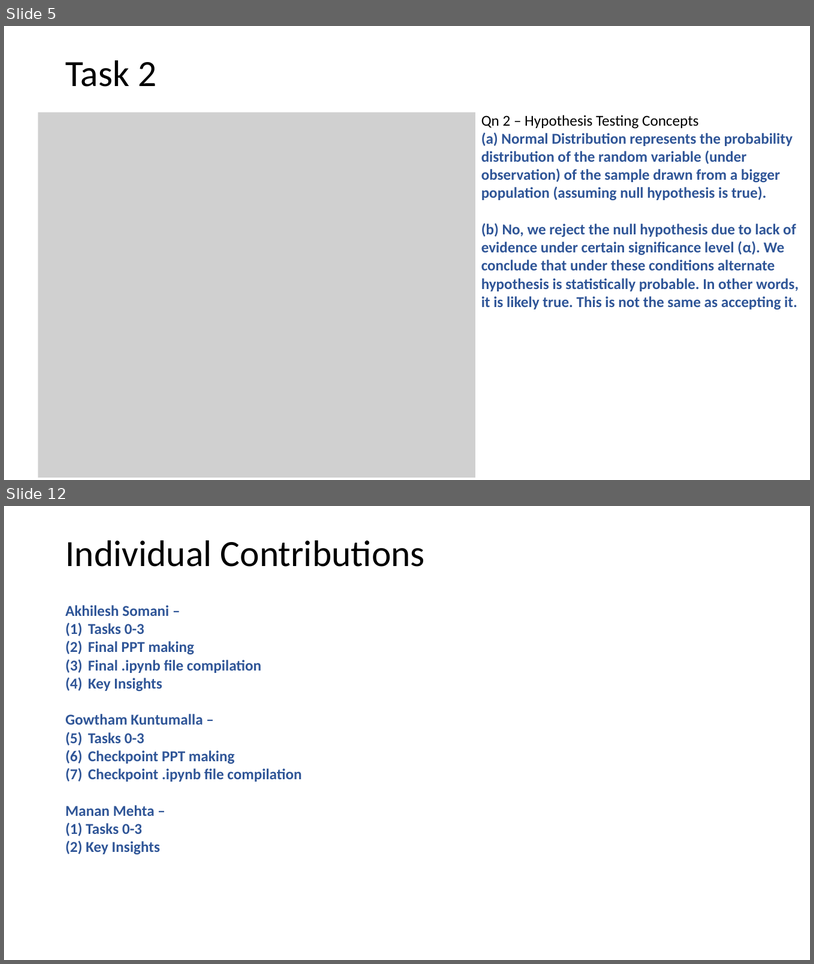
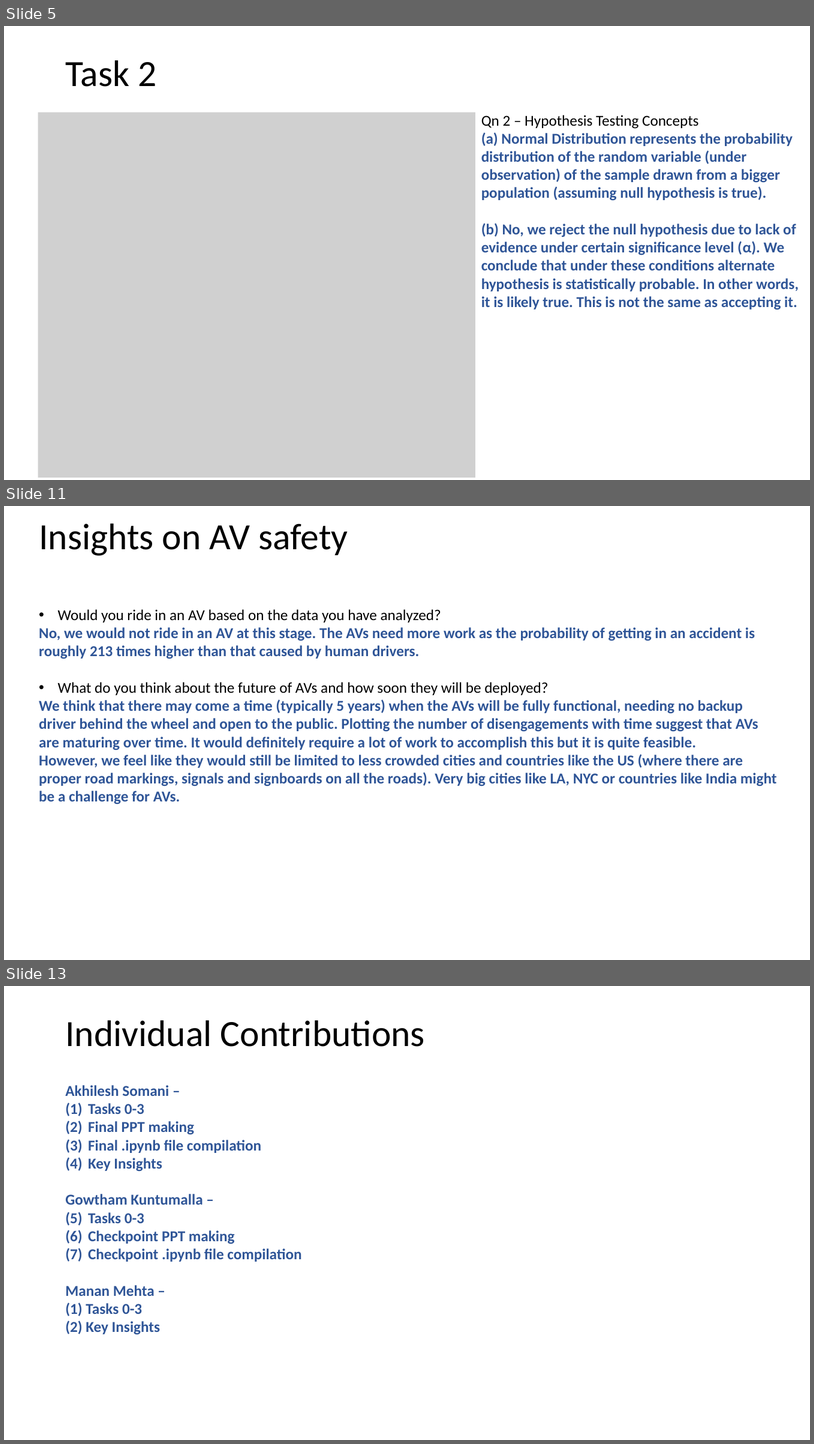
Before and after one commit to gowthamkuntumalla/Safety_in_autonomous_vehicles_MP, a slide deck: somani4_MP1.pptx. Shown one above the other, each under a label of ours: slides 5 and 12 before the commit, slides 5, 11 and 13 after it; the slides between them are not shown. The pictures are 814x964 and 814x1444 pixels, drawn with LibreOffice and Linux fonts; fonts in the diff are those of the drawing; grey boxes stand for pictures. Boxes give left, top, right and bottom in pixels: in the first picture for what was removed or moved away, otherwise in the second. Text is boxed around its words. In the diff, an @@ line names an element or a change of style, - is before the commit and + after.

```diff
--- a/somani4_MP1.pptx
+++ b/somani4_MP1.pptx
@@ slide 11 added at (4,506,810,960), background #FFFFFF @@
@@ title added at (39,523,348,556), 44 pt, text #000000 @@
+Insights on AV safety
@@ text added at (39,609,777,804), 18 pt, text #2F5597, bold @@
+• Would you ride in an AV based on the data you have analyzed?
+No, we would not ride in an AV at this stage. The AVs need more work as the probability of getting in an accident is roughly 213 times higher than that caused by human drivers.
+• What do you think about the future of AVs and how soon they will be deployed?
+We think that there may come a time (typically 5 years) when the AVs will be fully functional, needing no backup driver behind the wheel and open to the public. Plotting the number of disengagements with time suggest that AVs are maturing over time. It would definitely require a lot of work to accomplish this but it is quite feasible.
+However, we feel like they would still be limited to less crowded cities and countries like the US (where there are proper road markings, signals and signboards on all the roads). Very big cities like LA, NYC or countries like India might be a challenge for AVs.
@@ what was slide 12 is now slide 13 @@
```
Also in this commit, not shown: 9 slides changed, 3 other files.
